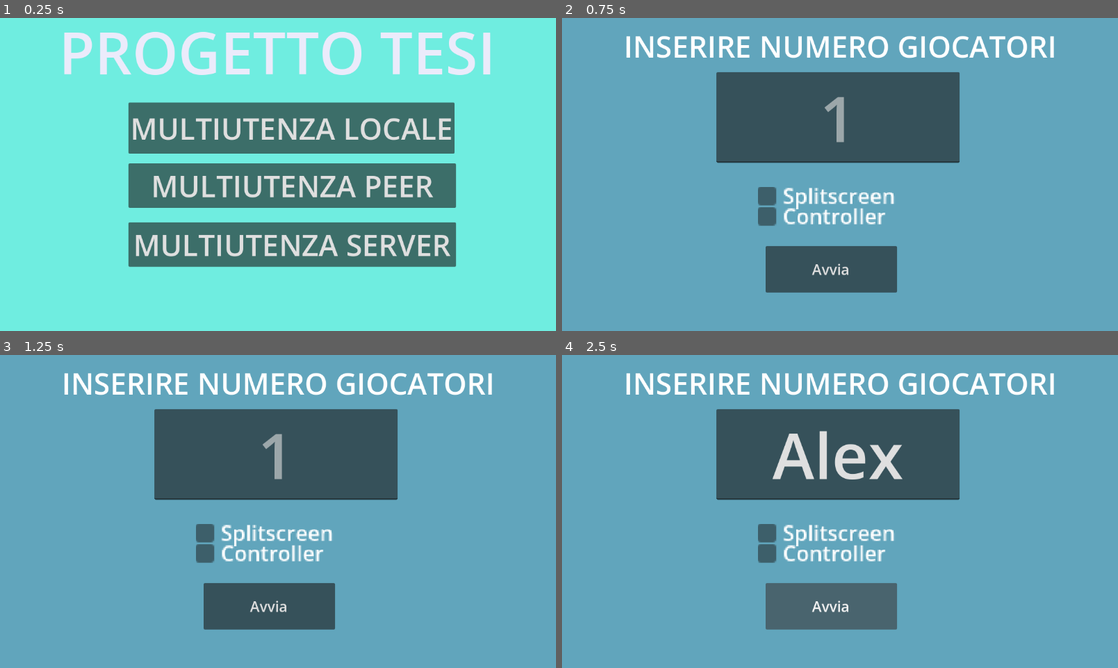
Above: before the commit, frames 1-4 (two rows, left to right).
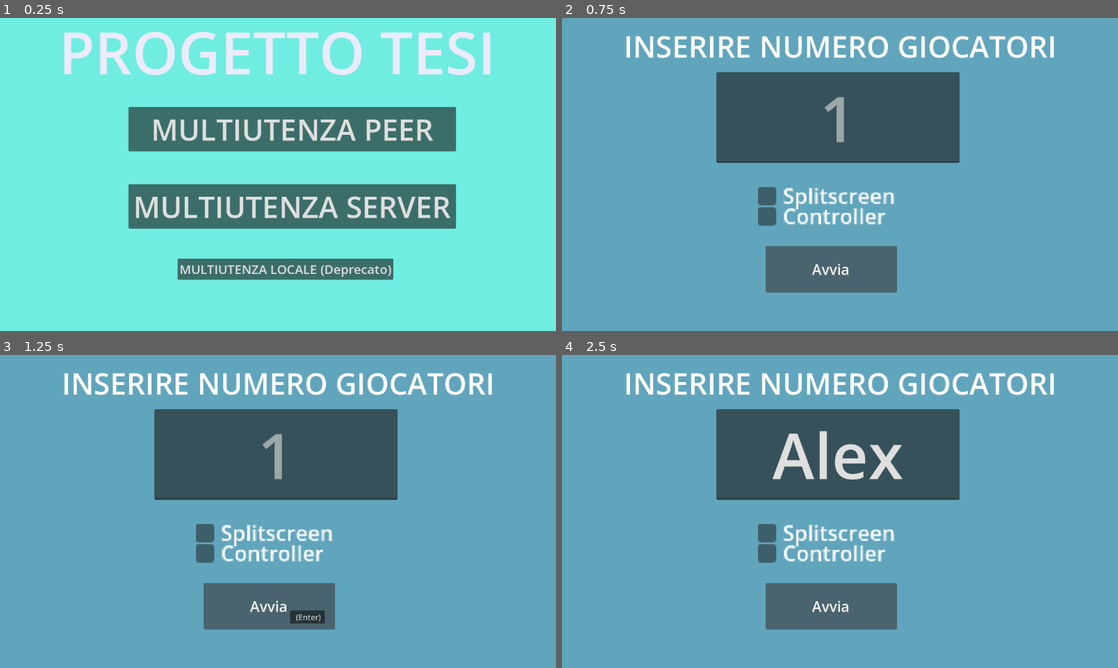
Above: after the commit, the same moments.

Repository: LoreB81/Thesis_VirtualConcert
Game: Godot game, scene res://Menus/general_menu.tscn
Two runs of this game, one before a commit and one after it. Both use one fixed random seed, a clock stepped at 60 frames per second and the inputs below.
Inputs (mouse positions are in pixels of both pictures, inside the frame that each line leads up to):
- Up to frame 1 (0.25 s): no input
- Up to frame 2 (0.75 s): click "MULTIUTENZA LOCALE" (after the commit: "MULTIUTENZA LOCALE (Deprecato)") at 0.5 s
- Up to frame 3 (1.25 s): no input
- Up to frame 4 (2.5 s): click (840, 455) at 1.27 s; type "Alex" at 1.35 s; click "Avvia" at 2 s

The runs differ from the first frame. In frame 1, 20% of the frame differs, in the area x 23-82%, y 26-84%; in frame 2, less than 0.1%; in frame 3, 0.2%; in frame 4, nothing differs.

Commit message:
Aggiunti elementi interfaccia

Diff:
--- a/Components/Player/Modules/Scripts/movement_component.gd
+++ b/Components/Player/Modules/Scripts/movement_component.gd
@@ -30,6 +30,7 @@
 
 ##Gravità del progetto
 var gravity = ProjectSettings.get_setting("physics/3d/default_gravity")
+
 
 ## Gestore degli input da [param event].
 ##Il parametro [param multi] serve per dire alla funzione di gestire i player multigiocatori visto che la loro struttura di movimento è diversa
--- a/Components/Player/player.tscn
+++ b/Components/Player/player.tscn
@@ -13,6 +13,10 @@
 atlas = ExtResource("4_rid5b")
 region = Rect2(96, 0, 32, 80)
 
+[sub_resource type="AtlasTexture" id="AtlasTexture_rid5b"]
+atlas = ExtResource("4_rid5b")
+region = Rect2(224, 0, 32, 80)
+
 [sub_resource type="AtlasTexture" id="AtlasTexture_dcc5r"]
 atlas = ExtResource("4_rid5b")
 region = Rect2(64, 0, 32, 80)
@@ -20,6 +24,10 @@
 [sub_resource type="AtlasTexture" id="AtlasTexture_pc5nc"]
 atlas = ExtResource("4_rid5b")
 region = Rect2(128, 0, 32, 80)
+
+[sub_resource type="AtlasTexture" id="AtlasTexture_1yt0s"]
+atlas = ExtResource("4_rid5b")
+region = Rect2(192, 0, 32, 80)
 
 [sub_resource type="AtlasTexture" id="AtlasTexture_kndqg"]
 atlas = ExtResource("4_rid5b")
@@ -29,21 +37,33 @@
 atlas = ExtResource("4_rid5b")
 region = Rect2(32, 0, 32, 80)
 
+[sub_resource type="AtlasTexture" id="AtlasTexture_l83wq"]
+atlas = ExtResource("4_rid5b")
+region = Rect2(160, 0, 32, 80)
+
 [sub_resource type="SpriteFrames" id="SpriteFrames_1yt0s"]
 animations = [{
 "frames": [{
 "duration": 1.0,
 "texture": SubResource("AtlasTexture_7uyyc")
 }],
-"loop": true,
+"loop": 1,
 "name": &"BL_Idle",
+"speed": 5.0
+}, {
+"frames": [{
+"duration": 1.0,
+"texture": SubResource("AtlasTexture_rid5b")
+}],
+"loop": 1,
+"name": &"BR_Idle",
 "speed": 5.0
 }, {
 "frames": [{
 "duration": 1.0,
 "texture": SubResource("AtlasTexture_dcc5r")
 }],
-"loop": true,
+"loop": 1,
 "name": &"B_Idle",
 "speed": 5.0
 }, {
@@ -51,15 +71,23 @@
 "duration": 1.0,
 "texture": SubResource("AtlasTexture_pc5nc")
 }],
-"loop": true,
+"loop": 1,
 "name": &"FL_Idle",
+"speed": 5.0
+}, {
+"frames": [{
+"duration": 1.0,
+"texture": SubResource("AtlasTexture_1yt0s")
+}],
+"loop": 1,
+"name": &"FR_Idle",
 "speed": 5.0
 }, {
 "frames": [{
 "duration": 1.0,
 "texture": SubResource("AtlasTexture_kndqg")
 }],
-"loop": true,
+"loop": 1,
 "name": &"F_Idle",
 "speed": 5.0
 }, {
@@ -67,8 +95,16 @@
 "duration": 1.0,
 "texture": SubResource("AtlasTexture_lakyf")
 }],
-"loop": true,
+"loop": 1,
 "name": &"L_Idle",
+"speed": 5.0
+}, {
+"frames": [{
+"duration": 1.0,
+"texture": SubResource("AtlasTexture_l83wq")
+}],
+"loop": 1,
+"name": &"R_Idle",
 "speed": 5.0
 }]
 
@@ -95,7 +131,7 @@
 sprite = NodePath("AnimatedSprite3D")
 action = "_Idle"
 front_ref = NodePath("..")
-flip = true
+symmetric = false
 metadata/_custom_type_script = "uid://b2251qfs2r4pj"
 
 [node name="Collo" type="Node3D" parent="EightWayAnimatedSprite" unique_id=1229728835]
@@ -115,7 +151,7 @@
 billboard = 2
 texture_filter = 0
 sprite_frames = SubResource("SpriteFrames_1yt0s")
-animation = &"F_Idle"
+animation = &"BR_Idle"
 
 [node name="Nametag" type="Label3D" parent="." unique_id=43662474]
 transform = Transform3D(1, 0, 0, 0, 1, 0, 0, 0, 1, 0, 1.1950916, 0)
--- a/Menus/general_menu.tscn
+++ b/Menus/general_menu.tscn
@@ -61,31 +61,30 @@
 offset_bottom = 15.408
 
 [node name="btn_localmp" type="Button" parent="SubViewportContainer/SubViewport/ColorRect/Bottoni" unique_id=1112325622]
-layout_mode = 0
-anchor_left = 0.045
-anchor_top = 0.171
-anchor_right = 0.948
-anchor_bottom = 0.5
-offset_left = 0.294998
-offset_top = -0.129002
-offset_right = -0.052063
-offset_bottom = 7.5
-grow_horizontal = 2
-grow_vertical = 2
-theme_override_font_sizes/font_size = 61
-text = "MULTIUTENZA LOCALE"
+layout_mode = 1
+anchors_preset = -1
+anchor_left = 0.18200001
+anchor_top = 1.251
+anchor_right = 0.77800006
+anchor_bottom = 1.3980001
+offset_left = -0.31800842
+offset_top = -0.04901123
+offset_right = 0.2779541
+offset_bottom = -0.0020446777
+theme_override_font_sizes/font_size = 26
+text = "MULTIUTENZA LOCALE (Deprecato)"
 
 [node name="btn_peer2peer" type="Button" parent="SubViewportContainer/SubViewport/ColorRect/Bottoni" unique_id=1653701928]
 layout_mode = 1
 anchors_preset = -1
 anchor_left = 0.044
-anchor_top = 0.589
-anchor_right = 0.943
-anchor_bottom = 0.896
+anchor_top = 0.201
+anchor_right = 0.952
+anchor_bottom = 0.40500003
 offset_left = 1.0439987
-offset_top = 0.8890228
-offset_right = 6.692993
-offset_bottom = 1.0960083
+offset_top = -0.09898758
+offset_right = -0.048034668
+offset_bottom = 30.905006
 theme_override_font_sizes/font_size = 61
 text = "MULTIUTENZA PEER"
 
@@ -93,12 +92,13 @@
 layout_mode = 1
 anchors_preset = -1
 anchor_left = 0.045
-anchor_top = 1.0
-anchor_right = 0.943
-anchor_bottom = 1.3080001
+anchor_top = 0.73600006
+anchor_right = 0.952
+anchor_bottom = 1.0
 offset_left = 0.29499817
-offset_right = 6.692993
-offset_bottom = -0.092041016
+offset_top = -0.06402588
+offset_right = -0.048034668
+offset_bottom = 13.0
 grow_horizontal = 2
 grow_vertical = 2
 theme_override_font_sizes/font_size = 61
--- a/Networking/GameNet.tscn
+++ b/Networking/GameNet.tscn
@@ -26,4 +26,50 @@
 size = Vector2i(1152, 648)
 render_target_update_mode = 4
 
+[node name="Mic" type="TextureRect" parent="SubViewportContainer/SubViewport" unique_id=139955998]
+unique_name_in_owner = true
+texture_filter = 1
+anchors_preset = -1
+anchor_left = 0.892
+anchor_top = 0.025
+anchor_right = 1.0
+anchor_bottom = 0.17300001
+offset_left = 35.416016
+offset_top = -0.20000076
+offset_right = -18.0
+offset_bottom = -29.104004
+mouse_filter = 2
+
 [node name="CanvasLayer" type="CanvasLayer" parent="SubViewportContainer/SubViewport" unique_id=539882511]
+
+[node name="CrossAir" type="ColorRect" parent="SubViewportContainer/SubViewport" unique_id=1514084055]
+visible = false
+anchors_preset = 8
+anchor_left = 0.5
+anchor_top = 0.5
+anchor_right = 0.5
+anchor_bottom = 0.5
+offset_left = -5.0
+offset_top = -5.0
+offset_right = 5.0
+offset_bottom = 5.0
+grow_horizontal = 2
+grow_vertical = 2
+mouse_filter = 2
+
+[node name="InteractionText" type="Label" parent="SubViewportContainer/SubViewport" unique_id=864214809]
+anchors_preset = 8
+anchor_left = 0.5
+anchor_top = 0.5
+anchor_right = 0.5
+anchor_bottom = 0.5
+offset_left = -20.0
+offset_top = 63.0
+offset_right = 20.0
+offset_bottom = 86.0
+grow_horizontal = 2
+grow_vertical = 2
+theme_override_colors/font_outline_color = Color(0, 0, 0, 1)
+theme_override_constants/outline_size = 3
+theme_override_font_sizes/font_size = 25
+horizontal_alignment = 1
--- a/Networking/voip_controller.gd
+++ b/Networking/voip_controller.gd
@@ -13,6 +13,7 @@
 
 func _ready() -> void:
 	if is_multiplayer_authority():
+		get_viewport().get_node("Mic").texture = load("res://Sprites/Microfono_Attivo.png")
 		input.stream = AudioStreamMicrophone.new()
 		input.play()
 		idx = AudioServer.get_bus_index("Record")
@@ -23,6 +24,10 @@
 	if not is_multiplayer_authority(): return
 	if event.is_action_pressed("az_mute"):
 		mute = !mute
+		if mute:
+			get_viewport().get_node("Mic").texture = load("res://Sprites/Microfono_Disattivo.png")
+		else:
+			get_viewport().get_node("Mic").texture = load("res://Sprites/Microfono_Attivo.png")
 		print(get_multiplayer_authority(), "Mute: ", mute)
 
 func _physics_process(_delta: float) -> void:
@@ -30,6 +35,13 @@
 		var buffer_length = effect.get_frames_available()
 		if not mute and effect.can_get_buffer(buffer_length):
 			var data = effect.get_buffer(buffer_length)
+			var volume = 0.0
+			for sample in data:
+				volume += abs(sample.x)
+			volume /= buffer_length
+			if volume > 0.02:
+				get_viewport().get_node("Mic").texture = load("res://Sprites/Microfono_Parlando.png")
+			else: get_viewport().get_node("Mic").texture = load("res://Sprites/Microfono_Attivo.png")
 			send_data.rpc(data)
 			effect.clear_buffer()
 	else:
--- a/Scripts/Player/mp_player.gd
+++ b/Scripts/Player/mp_player.gd
@@ -20,6 +20,7 @@
 	if a == b:
 		set_move(b)
 		set_process(true)
+		get_viewport().get_node("CrossAir").visible = true
 		camera_pov.make_current()
 		nametag.text = OnlineLobby.local_name
 		var pos = Vector2.from_angle(randf()*2*PI)
@@ -38,6 +39,14 @@
 func _physics_process(delta):
 	if is_multiplayer_authority():
 		Movement.move(delta, true)
+		if %VistaInt.is_colliding():
+			var ogg :Object= %VistaInt.get_collider()
+			if ogg is StaticBody3D:
+				ogg = ogg.get_parent()
+			if ogg.has_method("interaz") and ogg.txtinter !=null:
+				get_viewport().get_node("InteractionText").text = ogg.txtinter
+		else:
+			get_viewport().get_node("InteractionText").text = ""
 
 ## Abilità o meno il componente di movimento che può essere [ControllerComponent] se [param controller] è [code]true[/code] altrimenti [KeyboardComponent]
 func set_active(x:bool, controller: bool = false):
--- a/Sprites/Dinamici/Freccia.tres
+++ b/Sprites/Dinamici/Freccia.tres
@@ -40,7 +40,7 @@
 "duration": 1.0,
 "texture": SubResource("AtlasTexture_mwd8t")
 }],
-"loop": true,
+"loop": 1,
 "name": &"B",
 "speed": 5.0
 }, {
@@ -48,7 +48,7 @@
 "duration": 1.0,
 "texture": SubResource("AtlasTexture_gvvj7")
 }],
-"loop": true,
+"loop": 1,
 "name": &"BL",
 "speed": 5.0
 }, {
@@ -56,7 +56,7 @@
 "duration": 1.0,
 "texture": SubResource("AtlasTexture_55qfn")
 }],
-"loop": true,
+"loop": 1,
 "name": &"BR",
 "speed": 5.0
 }, {
@@ -64,7 +64,7 @@
 "duration": 1.0,
 "texture": SubResource("AtlasTexture_03mpo")
 }],
-"loop": true,
+"loop": 1,
 "name": &"F",
 "speed": 5.0
 }, {
@@ -72,7 +72,7 @@
 "duration": 1.0,
 "texture": SubResource("AtlasTexture_1nabn")
 }],
-"loop": true,
+"loop": 1,
 "name": &"FL",
 "speed": 5.0
 }, {
@@ -80,7 +80,7 @@
 "duration": 1.0,
 "texture": SubResource("AtlasTexture_km35p")
 }],
-"loop": true,
+"loop": 1,
 "name": &"FR",
 "speed": 5.0
 }, {
@@ -88,7 +88,7 @@
 "duration": 1.0,
 "texture": SubResource("AtlasTexture_gorte")
 }],
-"loop": true,
+"loop": 1,
 "name": &"L",
 "speed": 5.0
 }, {
@@ -96,7 +96,7 @@
 "duration": 1.0,
 "texture": SubResource("AtlasTexture_im6gl")
 }],
-"loop": true,
+"loop": 1,
 "name": &"R",
 "speed": 5.0
 }]
--- a/fontanella.gd
+++ b/fontanella.gd
@@ -1,9 +1,10 @@
 extends Node3D
 @onready var Sprite: Node3D = $"8-WayAnimatedSprite"
-
+@onready var txtinter: String = "Premi E per interagire"
 
 @rpc("any_peer","call_remote", "reliable")
 func interaz()-> void:
 	if Sprite.get_action() == "_Idle":
 		Sprite.set_action("_Running")
-	else: Sprite.set_action("_Idle")
+	else:
+		Sprite.set_action("_Idle")
--- a/mappa.tscn
+++ b/mappa.tscn
@@ -122,7 +122,7 @@
 "duration": 1.0,
 "texture": SubResource("AtlasTexture_1p52r")
 }],
-"loop": true,
+"loop": 1,
 "name": &"BL_Idle",
 "speed": 5.0
 }, {
@@ -133,7 +133,7 @@
 "duration": 1.0,
 "texture": SubResource("AtlasTexture_acm0i")
 }],
-"loop": true,
+"loop": 1,
 "name": &"BL_Running",
 "speed": 5.0
 }, {
@@ -141,7 +141,7 @@
 "duration": 1.0,
 "texture": SubResource("AtlasTexture_el4ri")
 }],
-"loop": true,
+"loop": 1,
 "name": &"B_Idle",
 "speed": 5.0
 }, {
@@ -152,7 +152,7 @@
 "duration": 1.0,
 "texture": SubResource("AtlasTexture_0kr23")
 }],
-"loop": true,
+"loop": 1,
 "name": &"B_Running",
 "speed": 5.0
 }, {
@@ -160,7 +160,7 @@
 "duration": 1.0,
 "texture": SubResource("AtlasTexture_5ktx1")
 }],
-"loop": true,
+"loop": 1,
 "name": &"FL_Idle",
 "speed": 5.0
 }, {
@@ -171,7 +171,7 @@
 "duration": 1.0,
 "texture": SubResource("AtlasTexture_gl13n")
 }],
-"loop": true,
+"loop": 1,
 "name": &"FL_Running",
 "speed": 5.0
 }, {
@@ -179,7 +179,7 @@
 "duration": 1.0,
 "texture": SubResource("AtlasTexture_7q54h")
 }],
-"loop": true,
+"loop": 1,
 "name": &"F_Idle",
 "speed": 5.0
 }, {
@@ -190,7 +190,7 @@
 "duration": 1.0,
 "texture": SubResource("AtlasTexture_fn03m")
 }],
-"loop": true,
+"loop": 1,
 "name": &"F_Running",
 "speed": 5.0
 }, {
@@ -198,7 +198,7 @@
 "duration": 1.0,
 "texture": SubResource("AtlasTexture_rffab")
 }],
-"loop": true,
+"loop": 1,
 "name": &"L_Idle",
 "speed": 5.0
 }, {
@@ -209,7 +209,7 @@
 "duration": 1.0,
 "texture": SubResource("AtlasTexture_aypw4")
 }],
-"loop": true,
+"loop": 1,
 "name": &"L_Running",
 "speed": 5.0
 }]
--- a/project.godot
+++ b/project.godot
@@ -16,7 +16,7 @@
 
 config/name="ThesisMusicTogether"
 run/main_scene="uid://dubbuwjt6wsop"
-config/features=PackedStringArray("4.6", "Forward Plus")
+config/features=PackedStringArray("4.7", "Forward Plus")
 boot_splash/bg_color=Color(0.6400095, 0.34756747, 0.5135108, 1)
 boot_splash/use_filter=false
 boot_splash/image="uid://bdrpy51ei2nda"
Binary file changed: Sprites/Dinamici/Default_man.png
Binary file added: Sprites/Microfono_Attivo.png
Not shown, added: Sprites/Microfono_Attivo.png.import
Binary file added: Sprites/Microfono_Disattivo.png
Not shown, added: Sprites/Microfono_Disattivo.png.import
Binary file added: Sprites/Microfono_Parlando.png
Not shown, added: Sprites/Microfono_Parlando.png.import
